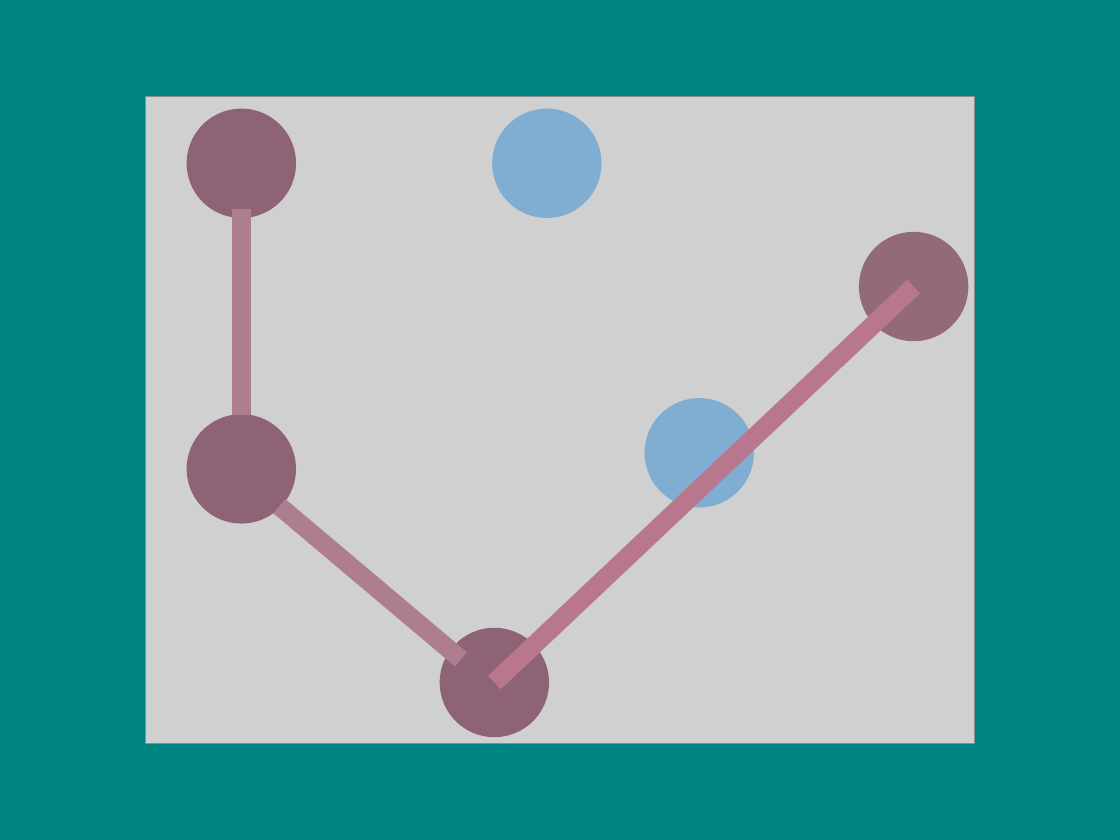
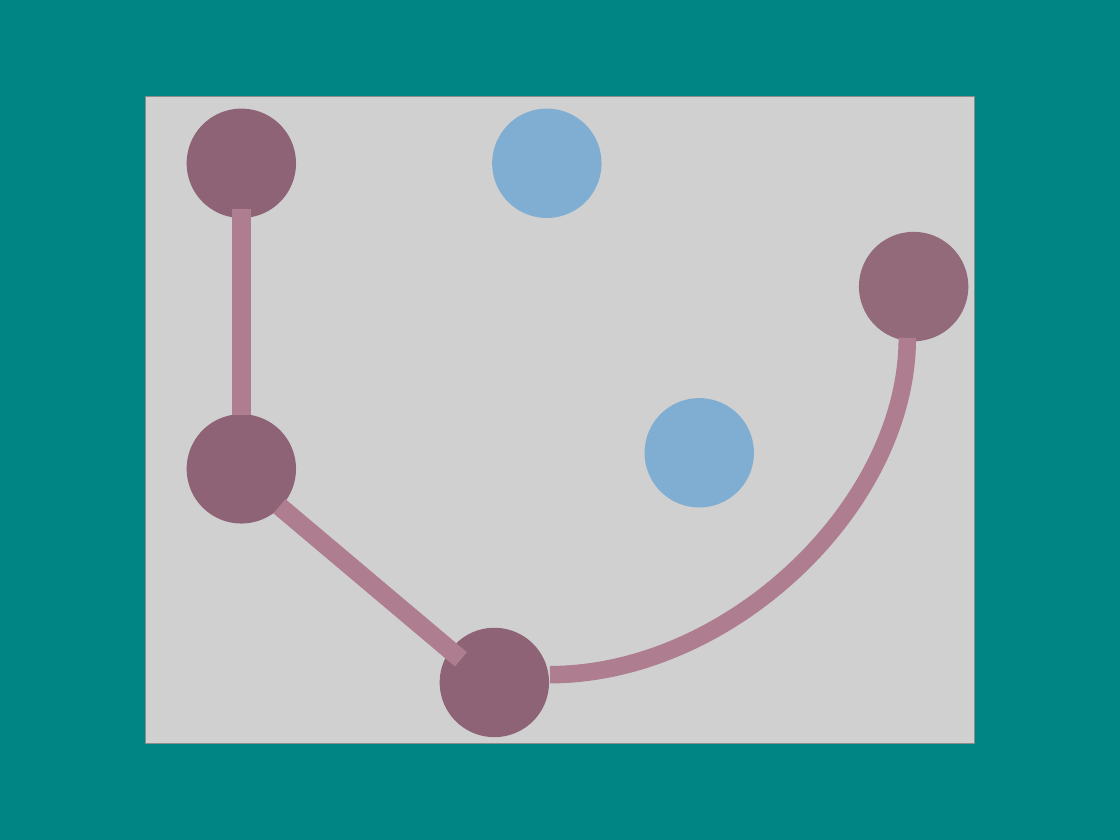
Before and after one commit to johnny0508/2018-algorithm, a slide deck: slide 17 of 演算法手寫Ｂ.pptx. Drawn at 1120x840 pixels with LibreOffice and Linux fonts; fonts in the diff are those of the drawing; grey boxes stand for pictures; background and template pictures are left out. Boxes give left, top, right and bottom in pixels: in the first picture for what was removed or moved away, otherwise in the second. Text is boxed around its words. In the diff, an @@ line names an element or a change of style, - is before the commit and + after.

```diff
--- a/演算法手寫Ｂ.pptx
+++ b/演算法手寫Ｂ.pptx
@@ line removed from (495, 683) to (914, 287) @@
@@ curved line added from (907, 338) to (550, 675), #AE7D8F 16 pt @@
```
Also in this commit, not shown: 11 other slides changed.
